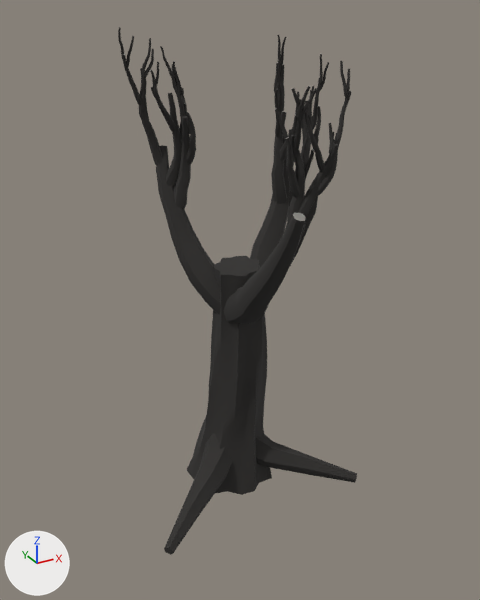
A saved change to the glTF model modelos/entorno/arbol_seco.glb.
Before and after are seen from a camera (50 mm lens) standing at (-2.91, -5.56, 4.74) and looking at (-0.02, -0.31, 2.12). Every picture has the same lights, and +X, +Y and +Z are marked at lower left. The first picture is the older version. Vertices at exactly the same position are counted once.

The first picture shows 'ArbolSeco'.
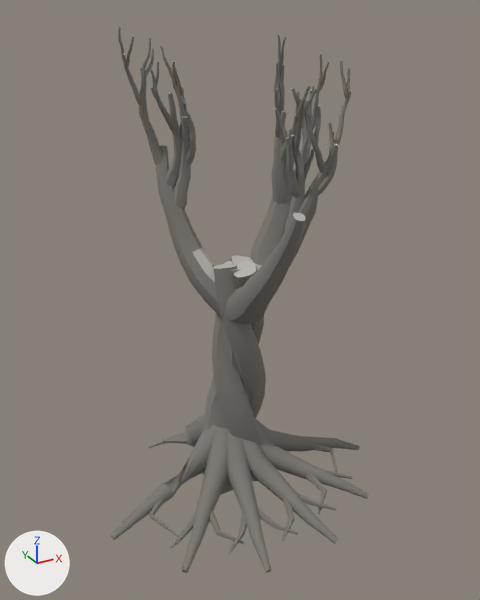
Where the change shows, as pixel boxes (x1, y1, x2, y2) in the pictures (480 x 600 px):
```json
{"object": "ArbolSeco", "change": "recoloured, reshaped", "before": [118, 27, 357, 555], "after": [111, 27, 369, 573], "on screen": "black to grey, 8% wider"}
{"part": 1, "of": "me_arbolseco", "change": "rebuilt", "before": [187, 256, 272, 495], "after": [214, 264, 266, 418]}
{"part": 2, "of": "me_arbolseco", "change": "rebuilt", "before": [164, 434, 233, 555], "after": [182, 427, 228, 573]}
{"part": 3, "of": "me_arbolseco", "change": "rebuilt", "before": [256, 435, 357, 483], "after": [260, 430, 369, 499]}
{"part": 4, "of": "me_arbolseco", "change": "added", "after": [111, 255, 360, 573]}
{"part": 5, "of": "me_arbolseco", "change": "recoloured", "before": [151, 87, 339, 282], "after": [151, 87, 339, 282]}
```

Edits to the scene script, one JSON object a line:
```json
{"op": "set", "path": "mat_madera_petrificada_seco.base_color", "old": "(0.0273, 0.0252, 0.0232)", "new": "(0.205, 0.195, 0.175)", "note": "black #2e2c2a -> grey #7d7a74"}
{"block": "me_arbolseco", "where": "# used by ob_arbolseco; location = (0.0, 0.0, 0.0)"}
{"op": "remove", "block": "me_arbolseco", "code": "me_arbolseco.from_pydata(...)  # 5298 vertices, 10320 faces; spans x -1.17..1.21, y -1.42..0.77, z -0.2..4.58"}
{"op": "add", "block": "me_arbolseco", "code": "me_arbolseco.from_pydata(...)  # 6306 vertices, 12236 faces; spans x -1.55..1.55, y -1.57..0.94, z -0.28..4.58"}
{"block": "me_arbolseco", "change": "me_arbolseco part 1: the loose piece of 234 vertices spanning x -0.46..0.46, y -0.46..0.44, z -0.2..2.42 is rebuilt with 156 vertices and now spans x -0.33..0.41, y -0.36..0.46, z -0.28..2.43"}
{"block": "me_arbolseco", "change": "me_arbolseco part 2: the loose piece of 48 vertices spanning x -1.17..0.07, y -0.94..0.12, z -0.13..0.51 is rebuilt with 50 vertices and now spans x -1.11..0.06, y -1.19..0.05, z -0.15..0.58"}
{"block": "me_arbolseco", "change": "me_arbolseco part 3: the loose piece of 48 vertices spanning x -0.07..1.17, y -0.94..0.13, z -0.13..0.51 is rebuilt with 50 vertices and now spans x -0.06..1.11, y -1.19..0.05, z -0.15..0.58"}
{"block": "me_arbolseco", "change": "me_arbolseco part 4: 1082 vertices added at x -1.55..1.55, y -1.57..0.94, z -0.26..2.45"}
{"block": "me_arbolseco", "change": "me_arbolseco part 5: 118 faces spanning x -0.64..0.95, y -1.32..0.67, z 2.04..4.51 switch from mat_madera_petrificada_seco (black #2e2c2a) to mat_ceniza_incrustada (grey #b9b6b0)"}
```
